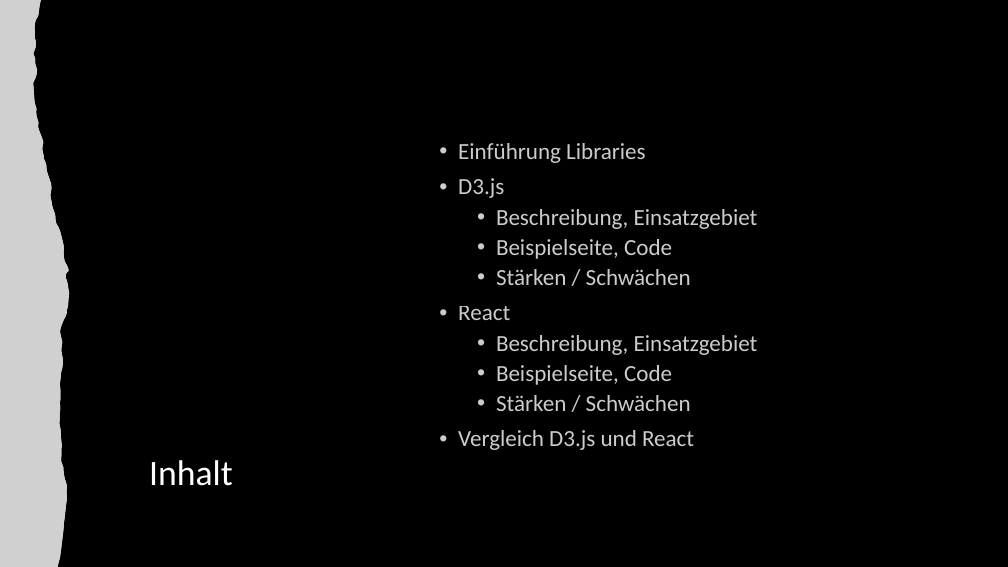
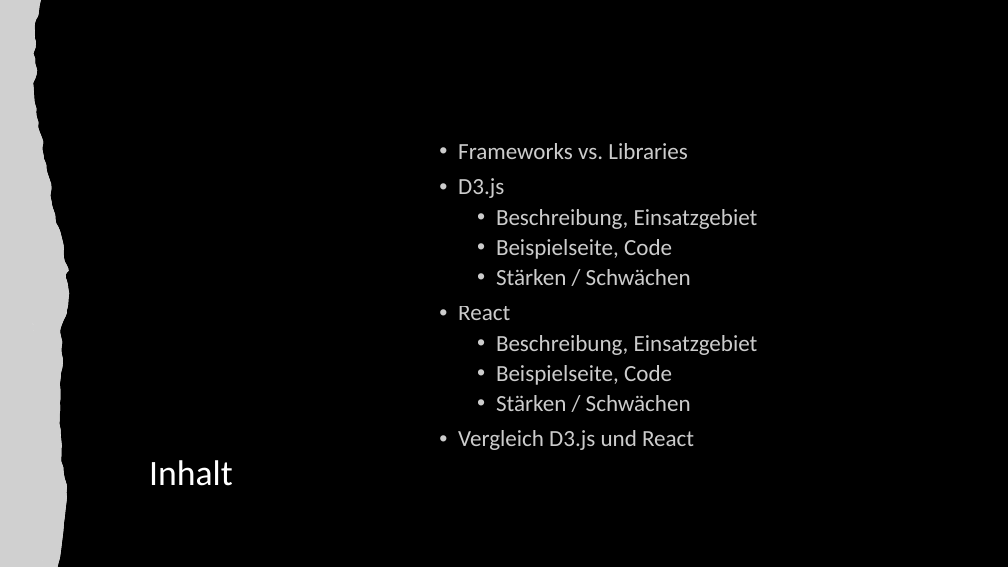
Before and after one commit to anna-staub/leiterlispiel, a slide deck: slide 2 of documents/JavaScript_Libraries/Gruppe_C_Praesentation_JSLibraries.pptx. Drawn at 1008x567 pixels with LibreOffice and Linux fonts; fonts in the diff are those of the drawing; grey boxes stand for pictures. Boxes give left, top, right and bottom in pixels: in the first picture for what was removed or moved away, otherwise in the second. Text is boxed around its words. In the diff, an @@ line names an element or a change of style, - is before the commit and + after.

```diff
--- a/documents/JavaScript_Libraries/Gruppe_C_Praesentation_JSLibraries.pptx
+++ b/documents/JavaScript_Libraries/Gruppe_C_Praesentation_JSLibraries.pptx
@@ text at <box>458,143,688,159</box>: text changed @@
-• Einführung Libraries
+• Frameworks vs. Libraries
```
Also in this commit, not shown: 2 other slides changed.
